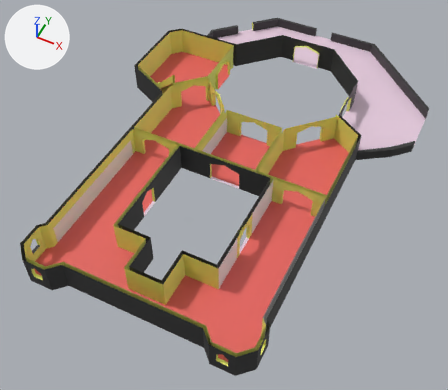
Renders of the Blender file Assets/Models/ShaderCastle/Entrance.blend from each side of a commit.
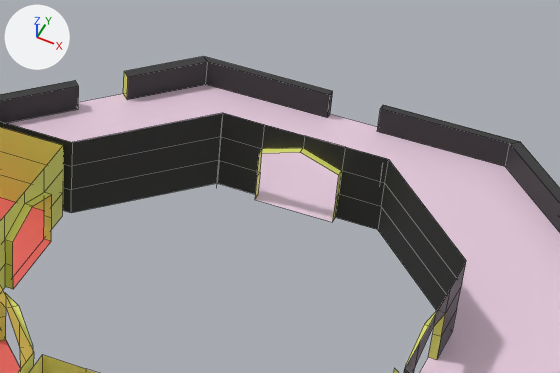
The first picture shows the older version from a camera (50 mm lens) standing at (18.3, -10.5, 44.0) and looking at (-0.1, 26.2, -1.9). The close-ups show the older and then the newer version on the part from 48% to 86% of the width and 0% to 30% of the height of that picture. Only the edits that show in the close-ups are written down. The axes (+X, +Y, +Z) are drawn at upper left. The lights are the same throughout. The close-ups show mesh edges as thin lines.

The scene before the commit, as lines of its bpy script (objects in view):
```python
me_plane_011 = bpy.data.meshes.new('Plane.011')
me_plane_011.from_pydata(...)  # 701 vertices, 534 faces, 5 loose edges; spans x -15.3..15.0, y 8.7..53.3, z 0.0..4.0
# faces by material slot: [173, 4, 11, 331, 15]
me_plane_011.materials.append(mat_wall_outside)  # dark grey #333333
me_plane_011.materials.append(mat_floor_outside)  # pale pink #e7ccde
me_plane_011.materials.append(mat_floor_inside)  # red #e7635e
me_plane_011.materials.append(mat_wall_inside)  # yellow #e5e76f
me_plane_011.materials.append(mat_display_wall_inside)  # white #e7e7e7
# before: 228 (-3.0, 47.0, 3.0), 366 (-3.1, 47.3, 1.0) at pixel (219, 160), 374 (-3.1, 47.3, 2.0) at pixel (221, 136), 377 (-3.1, 47.3, 3.0) at pixel (223, 112), 379 (-3.1, 47.3, 0.0) at pixel (217, 183)
# before: 388 (3.1, 47.3, 1.0) at pixel (381, 206), 389 (3.1, 47.3, 2.0) at pixel (384, 183), 390 (3.1, 47.3, 3.0) at pixel (388, 159), 391 (3.1, 47.3, 0.0) at pixel (377, 229), 392 (7.3, 43.1, 1.0) at pixel (456, 308)
# before: 393 (7.3, 43.1, 2.0) at pixel (461, 284), 394 (7.3, 43.1, 3.0) at pixel (466, 260), 395 (7.3, 43.1, 0.0) at pixel (452, 331)
ob_floor_0__col = bpy.data.objects.new('Floor 0 -col', me_plane_011)
ob_floor_0__col.location = (0.0, 0.0, 0.0)
```
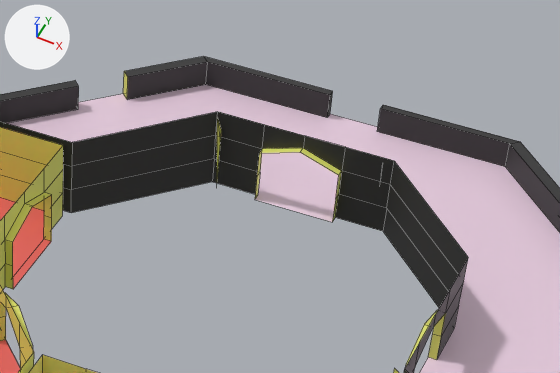
Pixel boxes [x1, y1, x2, y2] of what changed, in the close-ups (560 x 373 px; the box of a moved part takes in the faces that stretch with it):
part 1 of me_plane_011, moved or reshaped: [78, 108, 510, 345] in both

The edits, one by one:
me_plane_011 is used by ob_floor_0__col; location (0.0, 0.0, 0.0).
Verts and faces of me_plane_011; kept vertices keep their numbers, new ones are numbered from 701.
me_plane_011 had 701 vertices, 534 faces, 5 loose edges and spanned x -15.3..15.0, y 8.7..53.3, z 0.0..4.0.
me_plane_011 now has 750 vertices, 574 faces, 6 loose edges and spans x -15.3..15.0, y 8.7..53.3, z 0.0..4.0.
Part 1, on me_plane_011:
Vertices 228, 366, 374, 377, 379 move by (-0.2, 0.0, 0.0).
Vertices 388 to 391 move by (0.2, 0.0, 0.0).
Vertices 392 to 395 move by (0.0, 0.2, 0.0).
Other edits to the shape of me_plane_011 do not show in these pictures.
